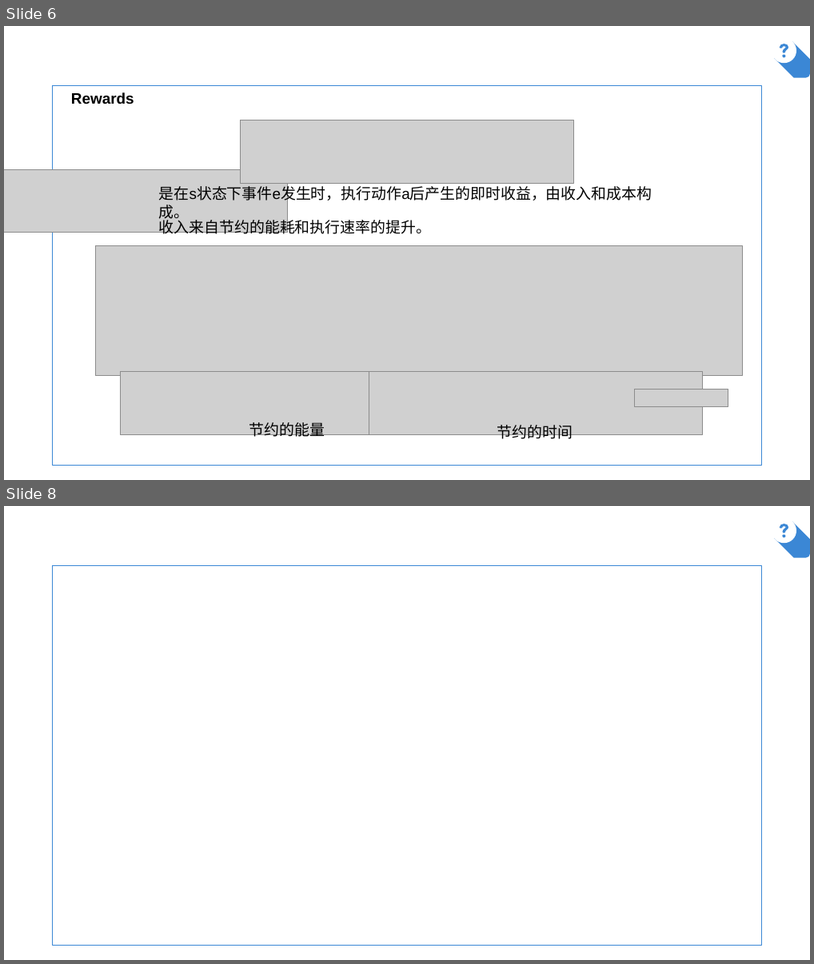
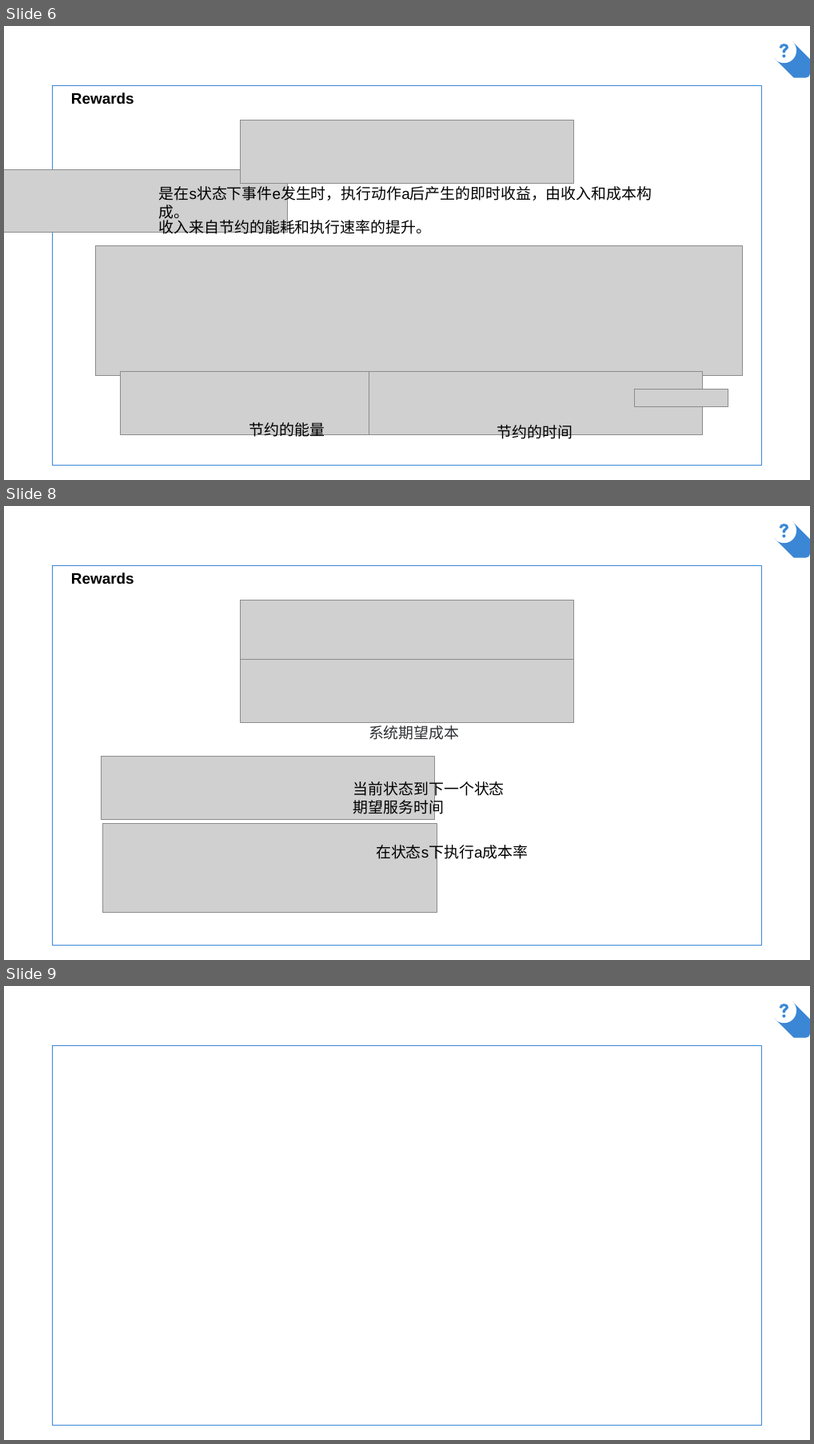
Before and after one commit to AlfredChiang/Mobile-Edge-Computing, a slide deck: Resource-Allocation-in-Vehicular-Cloud-Computing-Systems-With-Heterogeneous-Vehicles-and-Roadside-Units/2019-01-08.pptx. Shown one above the other, each under a label of ours: slides 6 and 8 before the commit, slides 6, 8 and 9 after it; the slides between them are not shown. The pictures are 814x964 and 814x1444 pixels, drawn with LibreOffice and Linux fonts; fonts in the diff are those of the drawing; grey boxes stand for pictures; background and template pictures are left out. Boxes give left, top, right and bottom in pixels: in the first picture for what was removed or moved away, otherwise in the second. Text is boxed around its words. In the diff, an @@ line names an element or a change of style, - is before the commit and + after.

Commit message:
2019-01-07

```diff
--- a/Resource-Allocation-in-Vehicular-Cloud-Computing-Systems-With-Heterogeneous-Vehicles-and-Roadside-Units/2019-01-08.pptx
+++ b/Resource-Allocation-in-Vehicular-Cloud-Computing-Systems-With-Heterogeneous-Vehicles-and-Roadside-Units/2019-01-08.pptx
@@ slide 8 added at (x1=4, y1=506, x2=810, y2=960), background picture (left out) @@
@@ line added from (754, 555) to (754, 513), #FFFFFF 2.25 pt @@
@@ freeform shape added at (x1=772, y1=518, x2=797, y2=543), fill #FFFFFF @@
@@ freeform shape added at (x1=775, y1=522, x2=810, y2=558), fill #3B87D5 @@
@@ parallelogram added at (x1=52, y1=566, x2=762, y2=945), outline #3B87D5 1 pt @@
@@ text added at (x1=71, y1=572, x2=134, y2=584), 18 pt, text #000000, bold @@
+Rewards
@@ picture added at (x1=241, y1=600, x2=574, y2=663) @@
@@ picture added at (x1=241, y1=659, x2=574, y2=722) @@
@@ text added at (x1=369, y1=725, x2=459, y2=740), 18 pt, text #2E3033 @@
+系统期望成本
@@ picture added at (x1=101, y1=756, x2=434, y2=819) @@
@@ text added at (x1=354, y1=779, x2=505, y2=816), 18 pt, text #000000 @@
+当前状态到下一个状态期望服务时间
@@ picture added at (x1=103, y1=824, x2=437, y2=912) @@
@@ text added at (x1=376, y1=842, x2=528, y2=862), 18 pt, text #000000 @@
+在状态s下执行a成本率
@@ what was slide 8 is now slide 9 @@
```
Also in this commit, not shown: 1 slide changed.
